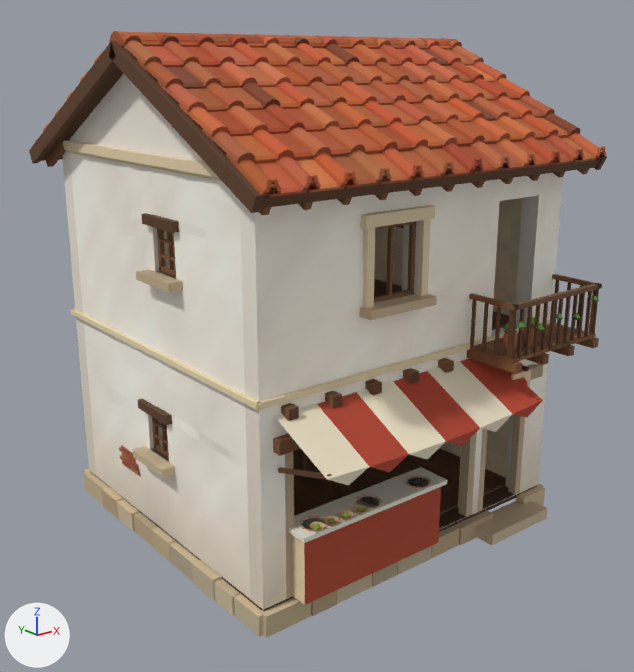
The glTF model godot/assets/kit/houses/shop_thermopolium.glb, before and after one commit.
Before and after are seen from a 50 mm lens placed at (-6.27, -8.0, 5.3), pointed at (-0.12, -0.3, 2.22). Lighting does not change. The marker at lower left points along +X, +Y and +Z. The older version comes first. Vertices at exactly the same position are counted once.

Objects in the first picture: 'House', 'Rooms', 'Walls'.
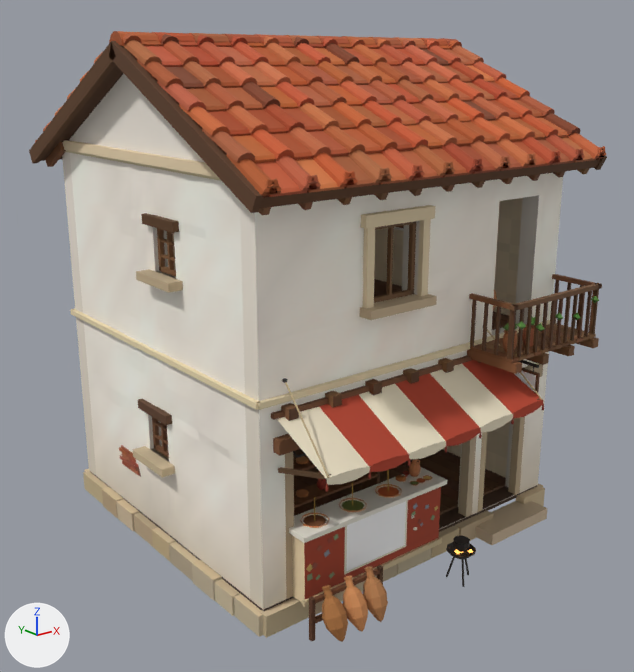
Where the change shows, as pixel boxes (x1, y1, x2, y2) in the pictures (634 x 672 px; the box of a moved part takes in the faces that stretch with it):
```json
{"object": "House", "change": "reshaped", "before": [29, 31, 607, 638], "after": [29, 31, 607, 642]}
{"part": 1, "of": "me_house", "change": "added", "after": [302, 537, 442, 607]}
{"part": 2, "of": "me_house", "change": "added", "after": [344, 500, 408, 574]}
{"part": 3, "of": "me_house", "change": "moved or reshaped", "before": [522, 365, 529, 371], "after": [333, 534, 339, 540]}
{"part": 4, "of": "me_house", "change": "moved or reshaped", "before": [511, 369, 531, 388], "on screen": "not visible afterwards"}
{"part": 5, "of": "me_house", "change": "rebuilt", "before": [299, 516, 328, 531], "after": [300, 513, 329, 528]}
{"part": 6, "of": "me_house", "change": "rebuilt", "before": [302, 518, 325, 529], "after": [303, 515, 327, 526]}
{"part": 7, "of": "me_house", "change": "deleted", "before": [309, 377, 527, 531]}
{"part": 8, "of": "me_house", "change": "built on", "before": [275, 358, 543, 508], "after": [271, 329, 544, 642]}
{"part": 9, "of": "me_house", "change": "added", "after": [293, 455, 380, 508], "on screen": "brown"}
{"part": 10, "of": "me_house", "change": "recoloured", "before": [305, 398, 540, 599], "after": [305, 398, 540, 599]}
```

The change, as JSON lines over the scene's bpy script:
```json
{"op": "add", "block": "mat_civsign", "code": ["mat_civsign = bpy.data.materials.new('CivSign')", "# uses the picture img_civ_white"]}
{"op": "add", "block": "mat_civcloth", "code": ["mat_civcloth = bpy.data.materials.new('CivCloth')", "# uses the picture img_civ_white"]}
{"op": "add", "block": "mat_civwood", "code": ["mat_civwood = bpy.data.materials.new('CivWood')", "# uses the picture img_civ_white"]}
{"block": "me_house", "where": "# used by ob_house; location = (0.0, 0.0, 0.0)"}
{"op": "remove", "block": "me_house", "code": "me_house.from_pydata(...)  # 6987 vertices, 9215 faces; spans x -2.35..2.36, y -2.72..2.36, z -0.02..5.56"}
{"op": "add", "block": "me_house", "code": "me_house.from_pydata(...)  # 10622 vertices, 15658 faces; spans x -2.35..2.36, y -2.74..2.36, z -0.02..5.56"}
{"block": "me_house", "change": "me_house part 1: a new loose piece, a box spanning x -1.76..0.144, y -2.17..-2.13, z 0.24..0.3, in mat_civkit"}
{"block": "me_house", "change": "me_house part 2: a new loose piece, a box spanning x -1.238..-0.378, y -2.145..-2.139, z 0.3834..0.9734, in mat_civkit"}
{"block": "me_house", "change": "me_house part 3: the loose piece of 8 vertices spanning x 1.04..1.08, y -2.45..-1.95, z 2.12..2.16 is scaled about its middle by (1.23, 0.012, 1.12), then moved by (-2.41, 0.06, -1.29)"}
{"block": "me_house", "change": "me_house part 4: the loose piece of 8 vertices spanning x 0.91..1.21, y -2.39..-2.36, z 1.75..2.09 is turned 90 degrees about the y axis through its middle and scaled by 0.0724, then moved by (-2.54, 0.34, -0.16)"}
{"block": "me_house", "change": "me_house part 5: the loose piece of 20 vertices spanning x -1.68..-1.4, y -2.16..-1.9, z 0.99..1.02 is rebuilt with 20 vertices and now spans x -1.63..-1.35, y -2.12..-1.86, z 0.99..1.02"}
{"block": "me_house", "change": "me_house part 6: the loose piece of 20 vertices spanning x -1.66..-1.42, y -2.14..-1.92, z 0.99..1.01 is rebuilt with 20 vertices and now spans x -1.61..-1.38, y -2.1..-1.88, z 0.99..1.01"}
{"block": "me_house", "change": "me_house part 7: 10 loose pieces with 130 vertices, spanning x -1.67..1.15, y -2.43..-2.07, z 1.02..2.03, are deleted"}
{"block": "me_house", "change": "me_house part 8: 1 vertex moved within x 0.0, y -2.03, z 1.01; 98 vertices removed from x -1.94..1.01, y -2.72..-1.9, z 0.99..2.11; 2015 vertices added at x -1.97..1.12, y -2.74..-1.81, z 0.0..2.56"}
{"block": "me_house", "change": "me_house part 9: 1624 vertices added at x -1.72..0.08, y -1.22..-0.96, z 0.24..1.68"}
{"block": "me_house", "change": "me_house part 10: 14 kept faces spanning x -1.74..0.98, y -2.71..-1.96, z 0.24..1.9 get new vertex colours; the middle colour goes from brown #593e24 to brown #623c25"}
{"block": "me_house", "change": "other edits to the shape of me_house do not show in these pictures"}
{"op": "add", "block": "me_house", "code": "me_house.materials.append(mat_civwood)"}
{"op": "add", "block": "me_house", "code": "me_house.materials.append(mat_civcloth)"}
{"op": "add", "block": "me_house", "code": "me_house.materials.append(mat_civsign)"}
```
